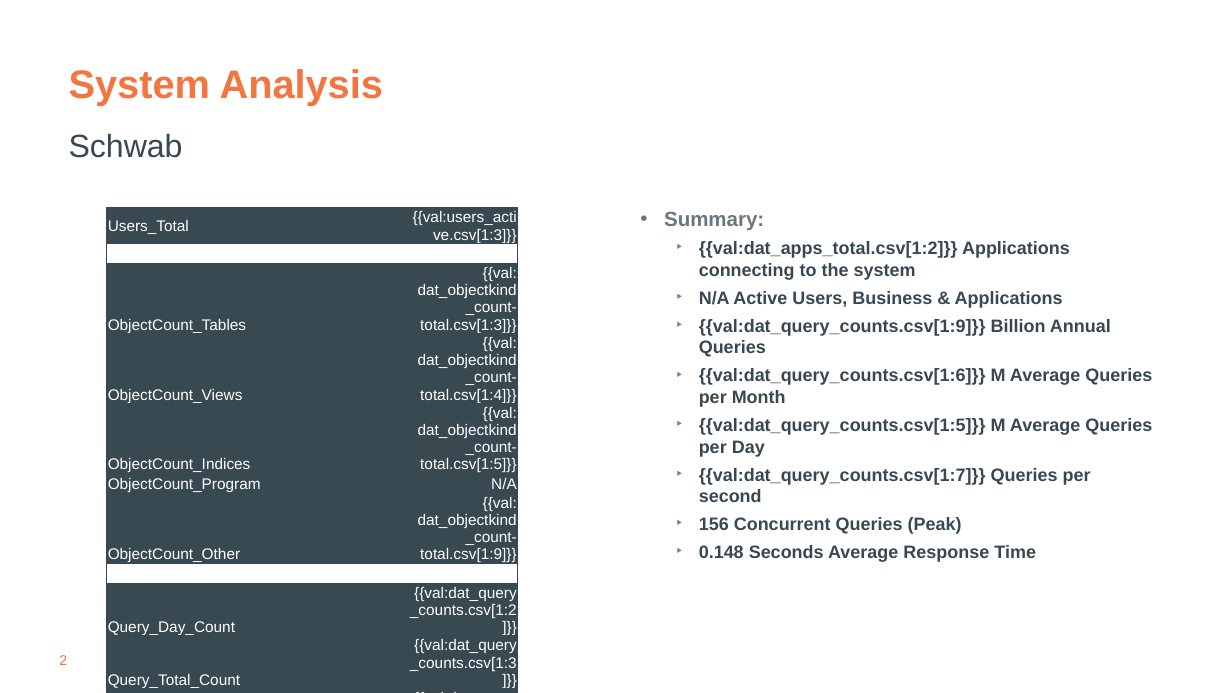
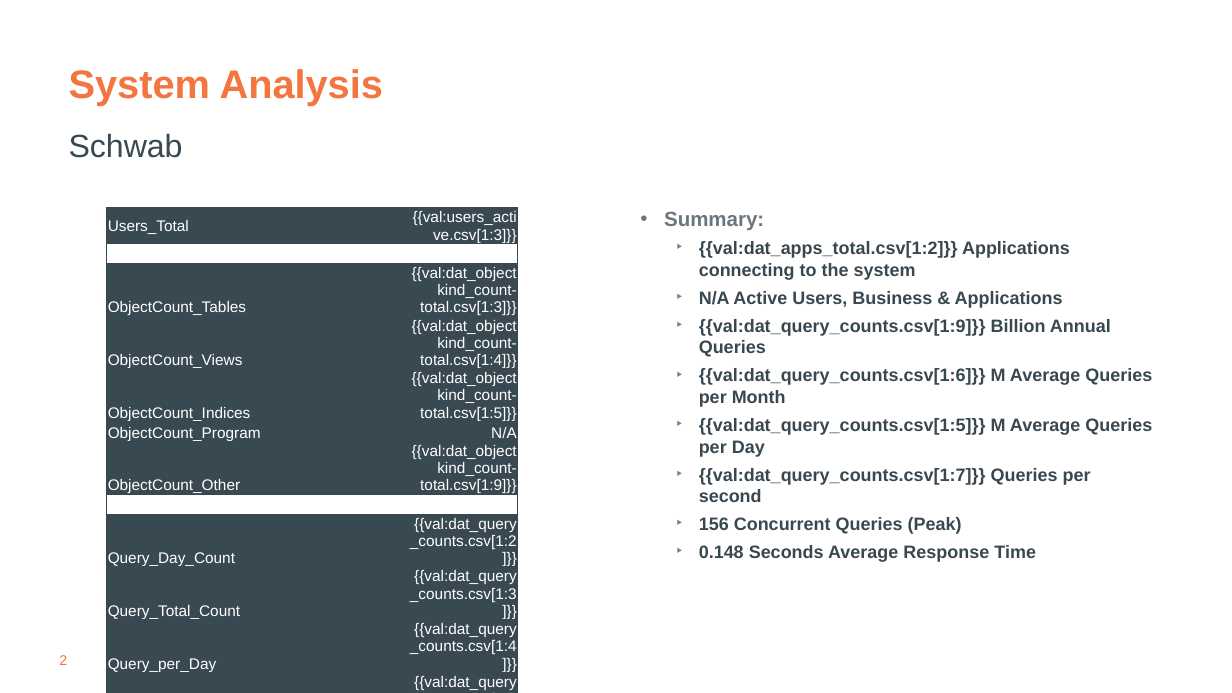
Before and after one commit to tdcoa/sql, a slide deck: slide 2 of filesets/workload_analytics/workload_characteristics.pptx. Drawn at 1232x693 pixels with LibreOffice and Linux fonts; fonts in the diff are those of the drawing; background and template pictures are left out. Boxes give left, top, right and bottom in pixels: in the first picture for what was removed or moved away, otherwise in the second. Text is boxed around its words. In the diff, an @@ line names an element or a change of style, - is before the commit and + after.

```diff
--- a/filesets/workload_analytics/workload_characteristics.pptx
+++ b/filesets/workload_analytics/workload_characteristics.pptx
@@ table at <box>107,208,518,693</box> @@
-row 3, column 2: {{val: / dat_objectkind_count-total.csv[1:3]}}
+row 3, column 2: {{val:dat_objectkind_count-total.csv[1:3]}}
-row 4, column 2: {{val: / dat_objectkind_count-total.csv[1:4]}}
+row 4, column 2: {{val:dat_objectkind_count-total.csv[1:4]}}
-row 5, column 2: {{val: / dat_objectkind_count-total.csv[1:5]}}
+row 5, column 2: {{val:dat_objectkind_count-total.csv[1:5]}}
-row 7, column 2: {{val: / dat_objectkind_count-total.csv[1:9]}}
+row 7, column 2: {{val:dat_objectkind_count-total.csv[1:9]}}
```
Also in this commit, not shown: 3 other slides changed.
